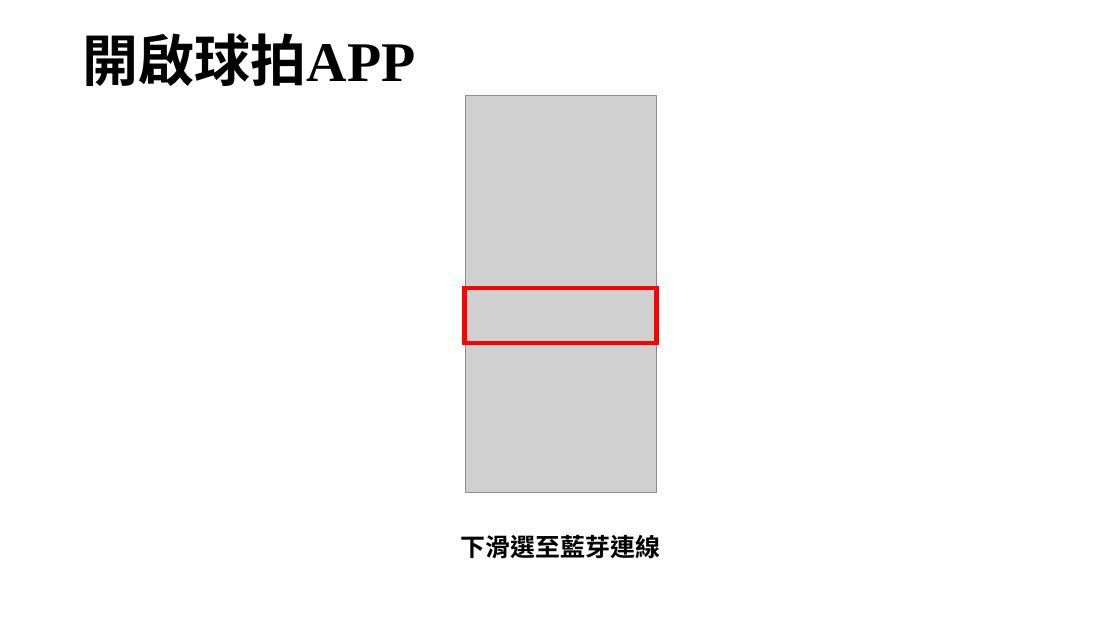
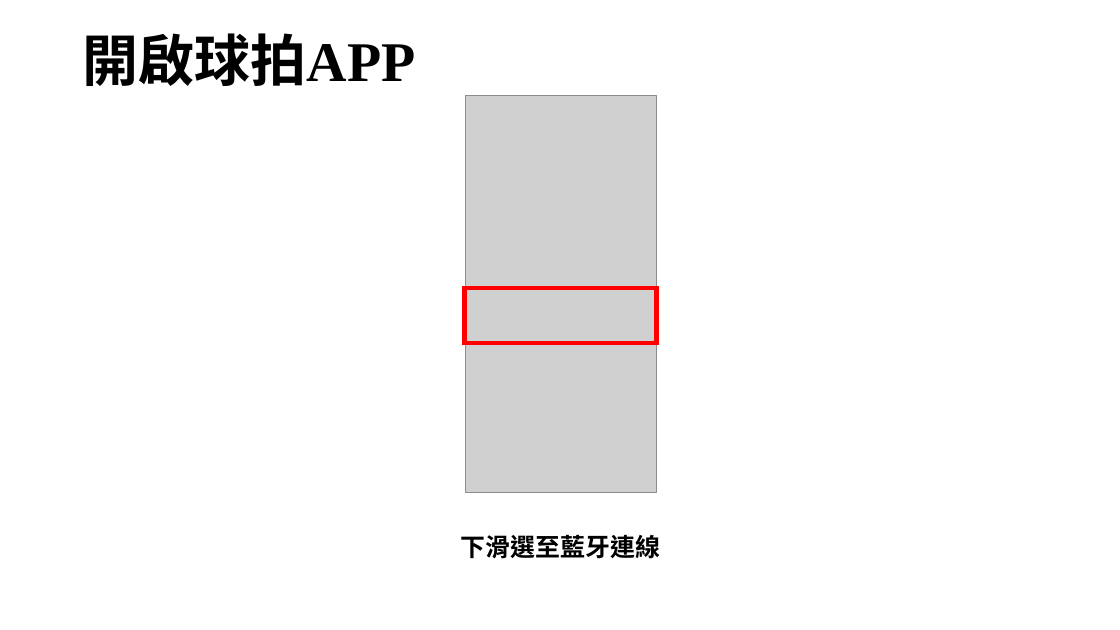
Before and after one commit to ASAS0326/ble_Super_Smart_Racket, a slide deck: slide 10 of Super_Smart_Racket使用手冊 .pptx. Drawn at 1120x630 pixels with LibreOffice and Linux fonts; fonts in the diff are those of the drawing; grey boxes stand for pictures; background and template pictures are left out. Boxes give left, top, right and bottom in pixels: in the first picture for what was removed or moved away, otherwise in the second. Text is boxed around its words. In the diff, an @@ line names an element or a change of style, - is before the commit and + after.

```diff
--- a/Super_Smart_Racket使用手冊 .pptx
+++ b/Super_Smart_Racket使用手冊 .pptx
@@ text at [461,535,660,559]: text changed @@
-下滑選至藍芽連線
+下滑選至藍牙連線
```
Also in this commit, not shown: 9 other slides changed, 1 other file.
